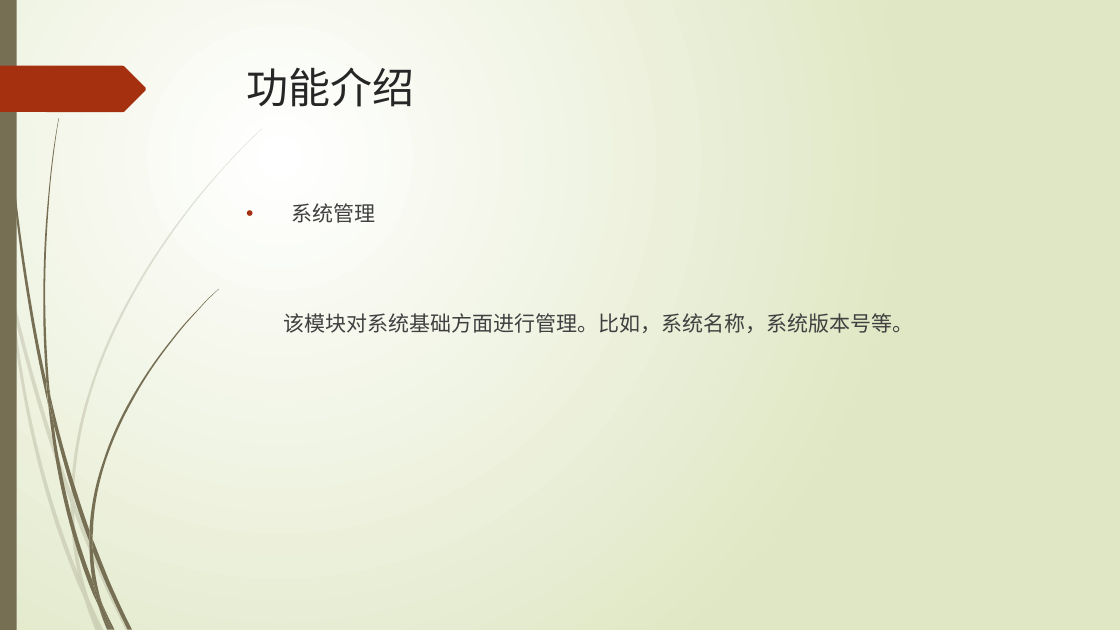
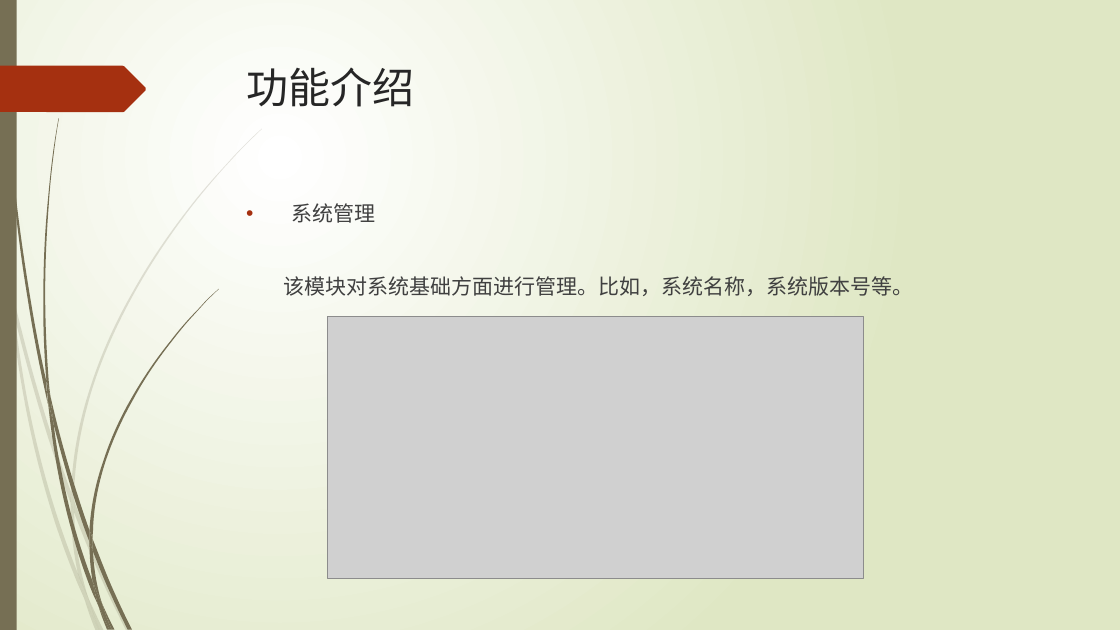
Before and after one commit to LNNying/CompletionReport, a slide deck: slide 15 of 软外4-刘宁宁201540704137-产品说明.pptx. Drawn at 1120x630 pixels with LibreOffice and Linux fonts; fonts in the diff are those of the drawing; grey boxes stand for pictures. Boxes give left, top, right and bottom in pixels: in the first picture for what was removed or moved away, otherwise in the second. Text is boxed around its words. In the diff, an @@ line names an element or a change of style, - is before the commit and + after.

```diff
--- a/软外4-刘宁宁201540704137-产品说明.pptx
+++ b/软外4-刘宁宁201540704137-产品说明.pptx
@@ text "系统管理" rewrapped from (284,203,914,333) to (284,203,914,296) @@
@@ picture added at (328,316,864,578) @@
```
Also in this commit, not shown: 11 other slides changed.
